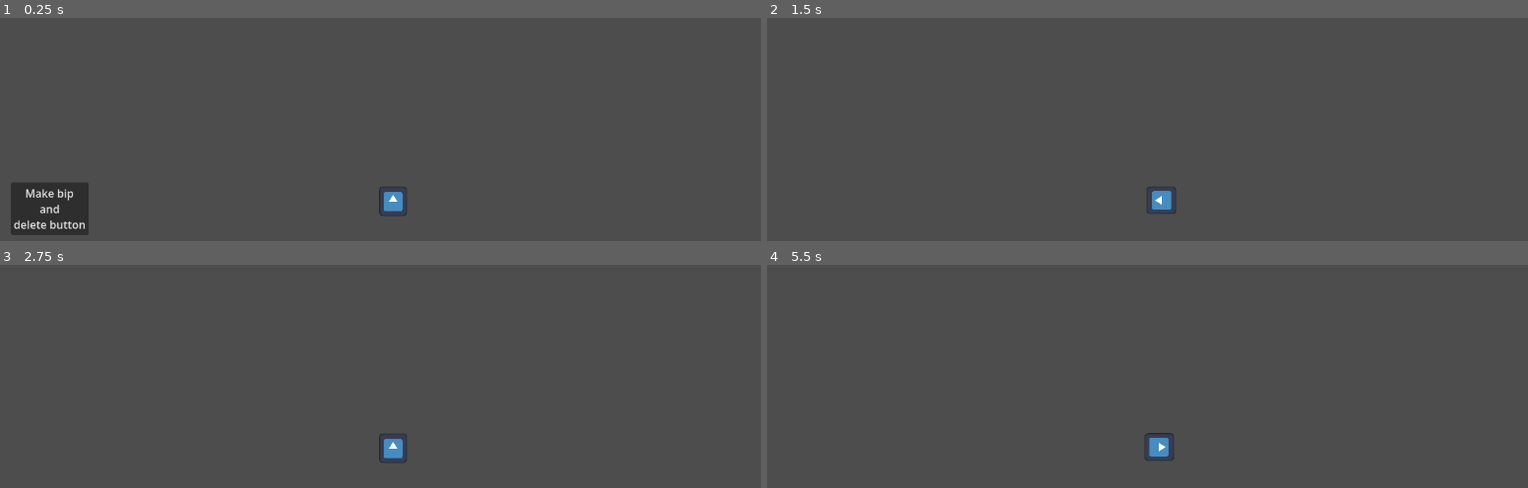
Above: before the commit, frames 1-4 (two rows, left to right).
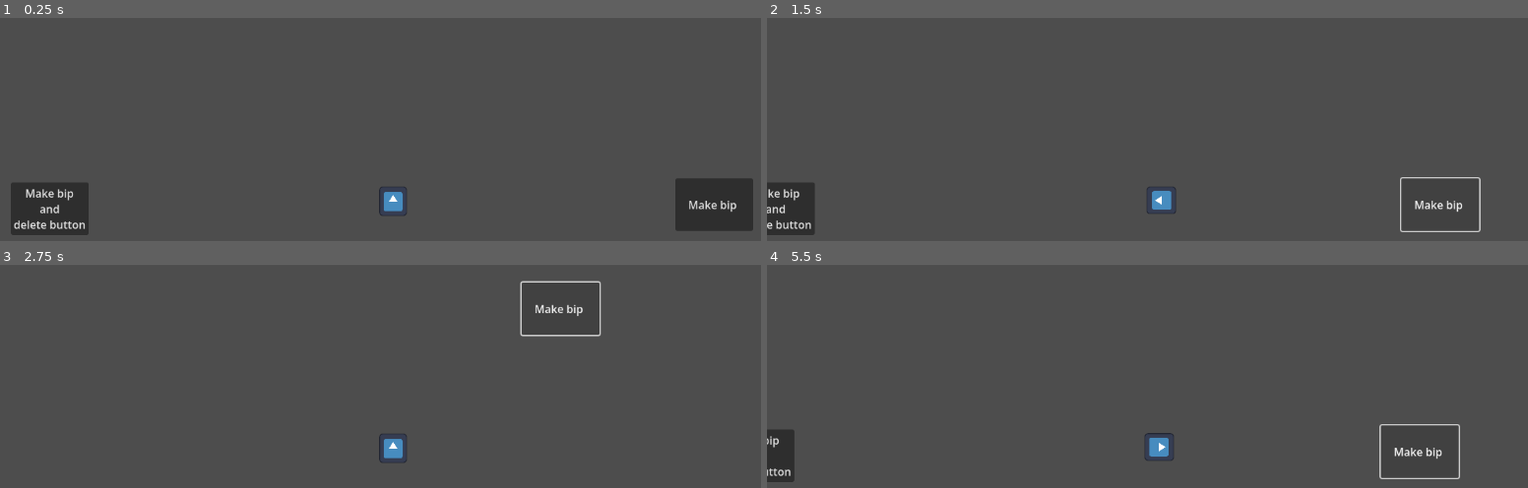
Above: after the commit, the same moments.

Repository: eliasescalante/GJ_godot_2026
Game: Godot game, scene res://src/scenes/world/world_test_driann/drian_test.tscn
Same seed, same stepped clock (60 frames per second), same inputs: the game is played once before the commit and once after it. This scene is started directly instead of the project's main scene. The engine's default icon, where the game draws it, is replaced by a stand-in: a white triangle on a blue panel in a dark square.
Inputs:
- Up to frame 1 (0.25 s): no input
- Up to frame 2 (1.5 s): click "Make bip and delete button" (after the commit: "Make bip") at 0.5 s; tap Enter at 1.25 s; hold Right (ui_right) from 1.28 s (still down)
- Up to frame 3 (2.75 s): release Right (ui_right) at 2.03 s; hold Down (ui_down) from 2.03 s (still down)
- Up to frame 4 (5.5 s): release Down (ui_down) at 2.78 s; hold Right (ui_right) 2.78-3.53 s; hold Up (ui_up) 3.53-4.28 s; hold Left (ui_left) from 4.28 s (still down); tap Space at 5 s

The runs differ from the first frame. In frame 1, 2.3% of the frame differs, in the area x 88-99%, y 72-96%; in frame 2, 1.7%; in frame 3, 0.4%; in frame 4, 1.2%.

Commit message:
botones para testear audio

Diff:
--- a/src/scenes/world/world_test_driann/button.gd
+++ b/src/scenes/world/world_test_driann/button.gd
@@ -1,10 +1,10 @@
 extends Button
 
 @export var bip_sfx: AudioStreamPlayer2D
-
+@export var delete_on_pressed: bool
 
 func _on_pressed() -> void:
 
 	AudioManager.play_detached_2d_sfx(bip_sfx, global_position)
 
-	queue_free()
+	if delete_on_pressed: queue_free()
--- a/src/scenes/world/world_test_driann/drian_test.tscn
+++ b/src/scenes/world/world_test_driann/drian_test.tscn
@@ -11,7 +11,7 @@
 [node name="AudioListener2D" type="AudioListener2D" parent="." unique_id=885136623]
 current = true
 
-[node name="Button" type="Button" parent="." unique_id=735686070 node_paths=PackedStringArray("bip_sfx")]
+[node name="ButtonLeft" type="Button" parent="." unique_id=735686070 node_paths=PackedStringArray("bip_sfx")]
 offset_left = -560.0
 offset_top = -26.0
 offset_right = -446.0
@@ -21,12 +21,30 @@
 delete button"
 script = ExtResource("2_3tqu7")
 bip_sfx = NodePath("TestBid2D")
+delete_on_pressed = true
 
-[node name="TestBid2D" type="AudioStreamPlayer2D" parent="Button" unique_id=834390917]
+[node name="TestBid2D" type="AudioStreamPlayer2D" parent="ButtonLeft" unique_id=834390917]
 stream = ExtResource("2_npas0")
 volume_db = 15.668
 pitch_scale = 4.0
 attenuation = 12.125693
 panning_strength = 3.0
 
-[connection signal="pressed" from="Button" to="Button" method="_on_pressed"]
+[node name="ButtonRight" type="Button" parent="." unique_id=1303132068 node_paths=PackedStringArray("bip_sfx")]
+offset_left = 413.0
+offset_top = -32.0
+offset_right = 527.0
+offset_bottom = 45.0
+text = "Make bip "
+script = ExtResource("2_3tqu7")
+bip_sfx = NodePath("TestBid2D")
+
+[node name="TestBid2D" type="AudioStreamPlayer2D" parent="ButtonRight" unique_id=1802121337]
+stream = ExtResource("2_npas0")
+volume_db = 15.668
+pitch_scale = 4.0
+attenuation = 12.125693
+panning_strength = 3.0
+
+[connection signal="pressed" from="ButtonLeft" to="ButtonLeft" method="_on_pressed"]
+[connection signal="pressed" from="ButtonRight" to="ButtonRight" method="_on_pressed"]
